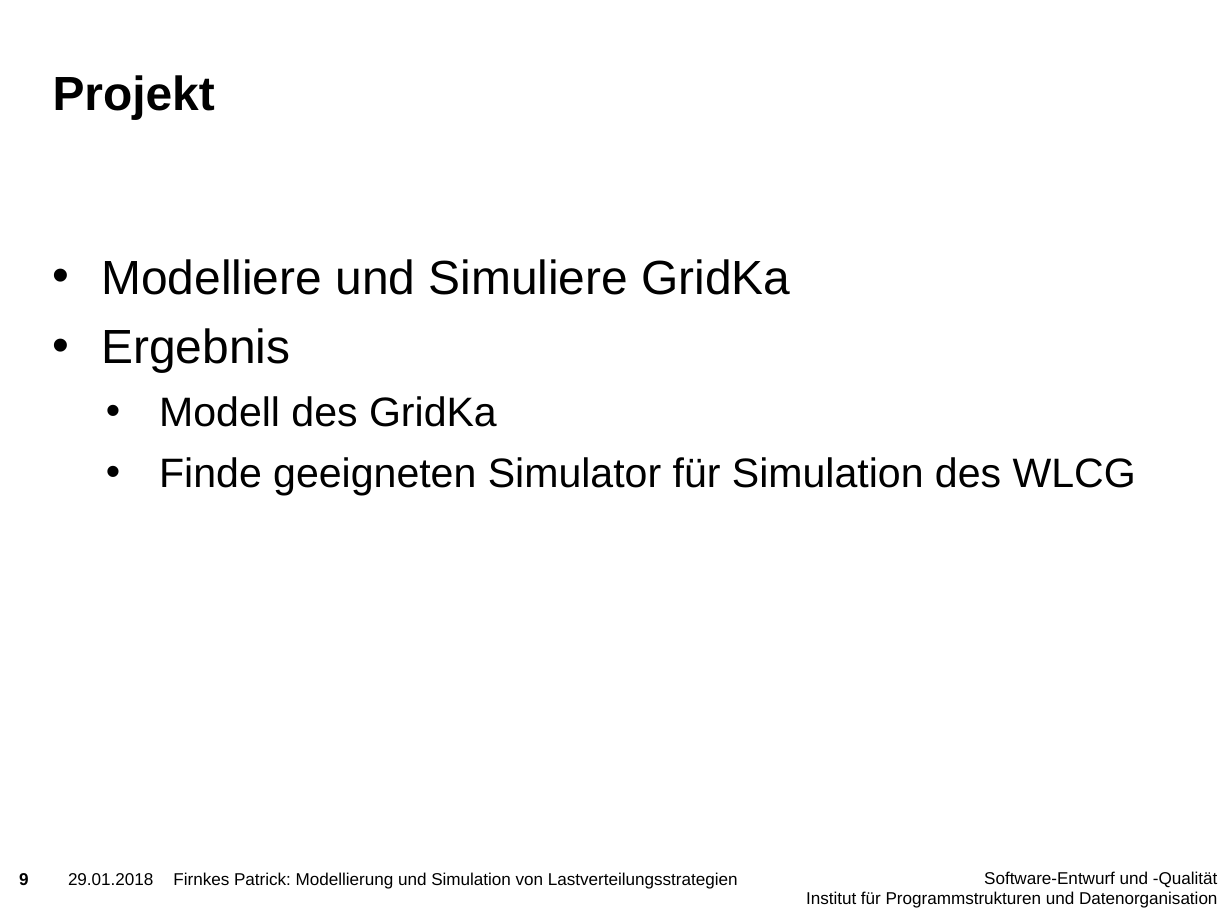
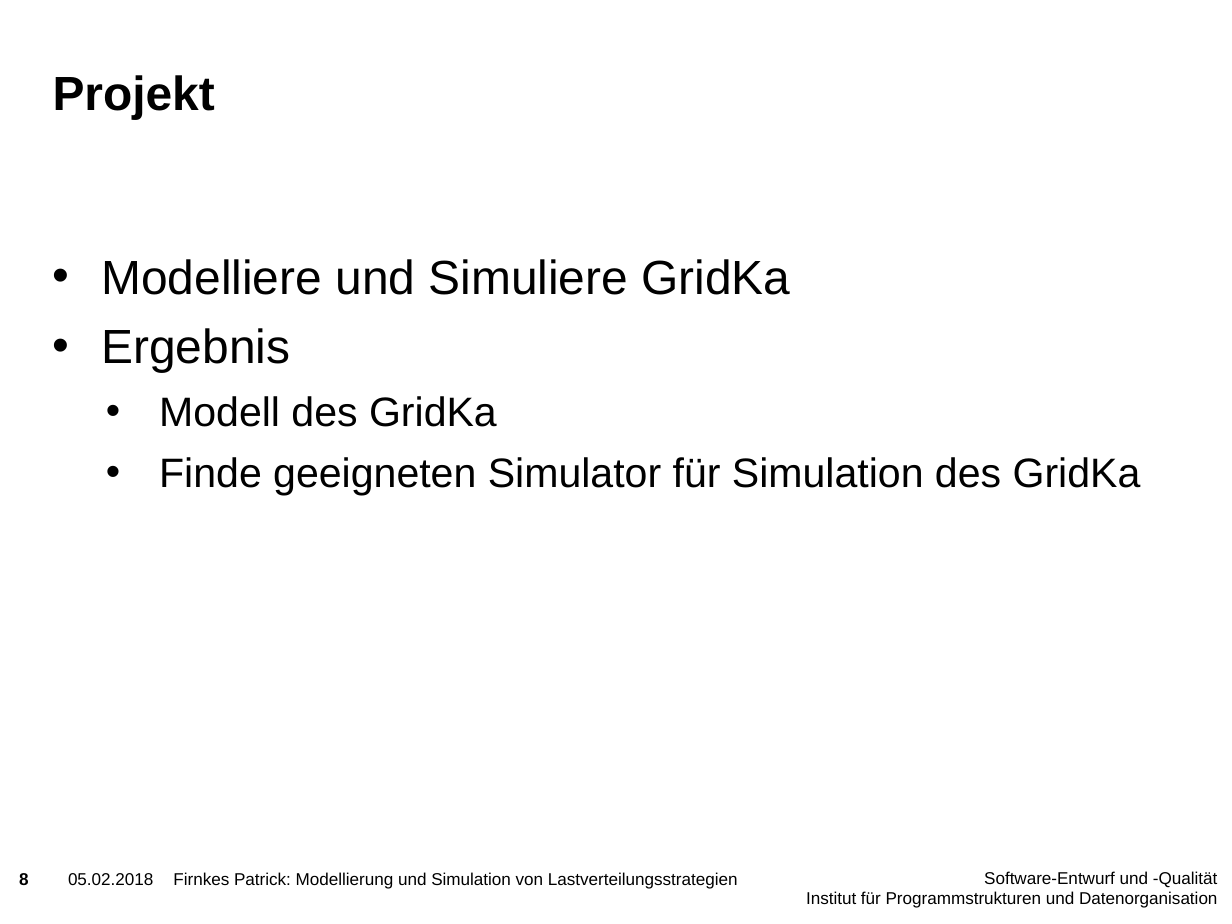
Before and after one commit to PatFirn/wlcg-loadbalancing, a slide deck: slide 8 of presentations/projekt-vorstellung.pptx (slide 9 before the commit). Drawn at 1232x924 pixels with LibreOffice and Linux fonts; fonts in the diff are those of the drawing; background and template pictures are left out. Boxes give left, top, right and bottom in pixels: in the first picture for what was removed or moved away, otherwise in the second. Text is boxed around its words. In the diff, an @@ line names an element or a change of style, - is before the commit and + after.

Commit message:
Final projekt  vorstellung presentation

```diff
--- a/presentations/projekt-vorstellung.pptx
+++ b/presentations/projekt-vorstellung.pptx
@@ text at (159,457,1141,496): text changed @@
-  • Finde geeigneten Simulator für Simulation des WLCG
+  • Finde geeigneten Simulator für Simulation des GridKa
@@ text at (68,873,153,885): text changed @@
-29.01.2018
+05.02.2018
```
Also in this commit, not shown: 16 other slides changed, 2 slides added.
